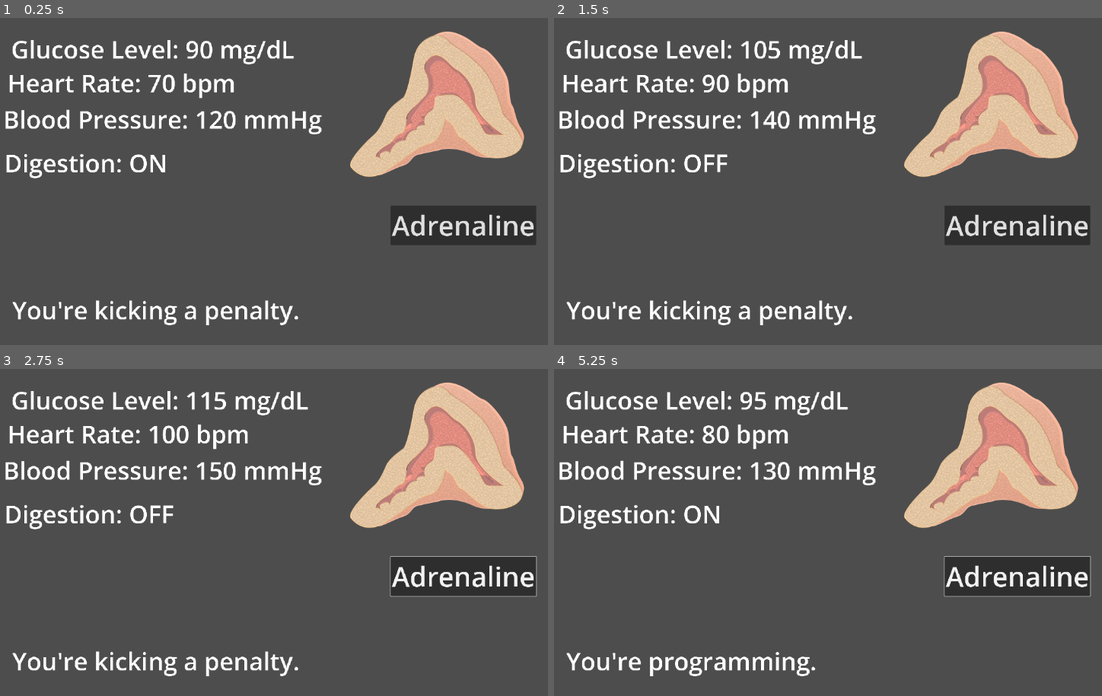
Above: before the commit, frames 1-4 (two rows, left to right).
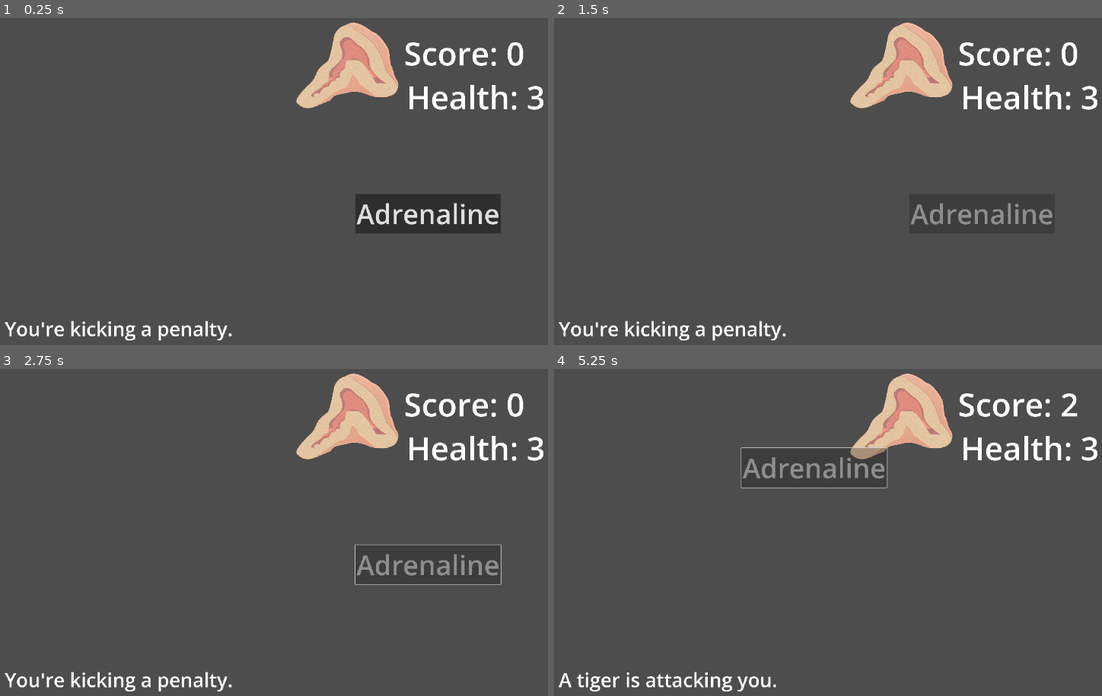
Above: after the commit, the same moments.

Repository: NileKnight1/hormonal-coordination
Game: Godot game, scene res://scenes/adrenal.tscn
Same seed, same stepped clock (60 frames per second), same inputs: the game is played once before the commit and once after it. This scene is started directly instead of the project's main scene.
Inputs (mouse positions are in pixels of both pictures, inside the frame that each line leads up to):
- Up to frame 1 (0.25 s): no input
- Up to frame 2 (1.5 s): click "Adrenaline" at 0.5 s; tap Enter at 1.25 s; move the mouse to (986, 165) at 1.27 s; hold Right from 1.28 s (still down); tap Alt at 1.35 s; click (986, 165) at 1.42 s
- Up to frame 3 (2.75 s): tap Space at 2 s; move the mouse to (175, 548) at 2.02 s; release Right at 2.03 s; hold Down from 2.03 s (still down); tap Shift at 2.1 s
- Up to frame 4 (5.25 s): tap Enter at 2.75, 4.25 s; move the mouse to (910, 457) at 2.77 s; release Down at 2.78 s; hold Right 2.78-3.53 s; tap Alt at 2.85, 4.35 s; tap Space at 3.5, 5 s; move the mouse to (822, 601) at 3.52 s; hold Up 3.53-4.28 s; tap Shift at 3.6, 5.1 s; click (822, 601) at 3.67 s; move the mouse to (1036, 584) at 4.27 s; hold Left from 4.28 s (still down); move the mouse to (669, 480) at 5.02 s

The runs differ from the first frame. In frame 1, 20% of the frame differs, in the area x 0-100%, y 1-99%; in frame 2, 19%; in frame 3, 20%; in frame 4, 20%.

Commit message:
addded saving and loading system, upgraded death in pancreas to stop the game totally when dead and save the highest score

Diff:
--- a/project.godot
+++ b/project.godot
@@ -15,6 +15,14 @@
 config/features=PackedStringArray("4.6", "GL Compatibility")
 config/icon="res://icon.svg"
 
+[autoload]
+
+global="*uid://ddqctyy1wys7o"
+
+[display]
+
+window/stretch/aspect="keep_width"
+
 [editor_plugins]
 
 enabled=PackedStringArray("res://addons/godot_super-wakatime/plugin.cfg")
--- a/scenes/adrenal.tscn
+++ b/scenes/adrenal.tscn
@@ -6,10 +6,15 @@
 [node name="Node2D" type="Node2D" unique_id=652613790]
 script = ExtResource("1_855ow")
 
+[node name="general" type="Timer" parent="." unique_id=81624576]
+wait_time = 20.0
+autostart = true
+
 [node name="Camera2D" type="Camera2D" parent="." unique_id=1549937560]
 
 [node name="201405AdrenalMedulla" type="Sprite2D" parent="." unique_id=1746344252]
-position = Vector2(265, -139)
+position = Vector2(94.999985, -216)
+scale = Vector2(0.5875, 0.5875)
 texture = ExtResource("1_uad51")
 
 [node name="Control" type="Control" parent="." unique_id=1210706525]
@@ -19,63 +24,89 @@
 offset_bottom = 40.0
 
 [node name="adrenaline" type="Button" parent="Control" unique_id=243825498]
+z_index = 1
 layout_mode = 0
-offset_left = 177.0
-offset_top = 45.0
-offset_right = 352.0
-offset_bottom = 123.0
+offset_left = 276.0
+offset_top = 224.0
+offset_right = 796.0
+offset_bottom = 365.0
 scale = Vector2(0.53, 0.53)
 theme_override_font_sizes/font_size = 97
 text = "Adrenaline"
 
 [node name="glucose_level" type="Label" parent="Control" unique_id=712530305]
+visible = false
 layout_mode = 0
 offset_left = -542.00006
 offset_top = -284.00003
 offset_right = 117.99994
 offset_bottom = -174.00003
-scale = Vector2(0.58, 0.58)
+scale = Vector2(0.34000003, 0.34000003)
 theme_override_font_sizes/font_size = 80
 text = "Glucose Level: 90 mg/dL"
 
 [node name="heart_rate" type="Label" parent="Control" unique_id=1250179835]
+visible = false
 layout_mode = 0
-offset_left = -549.0
-offset_top = -220.0
-offset_right = 111.0
-offset_bottom = -110.0
-scale = Vector2(0.58, 0.58)
+offset_left = -540.0
+offset_top = -245.0
+offset_right = 206.0
+offset_bottom = -135.0
+scale = Vector2(0.34000003, 0.34000003)
 theme_override_font_sizes/font_size = 80
 text = "Heart Rate: 70 bpm"
 
 [node name="blood pressure" type="Label" parent="Control" unique_id=1483066446]
+visible = false
 layout_mode = 0
-offset_left = -557.0
-offset_top = -151.0
-offset_right = 616.0
-offset_bottom = -41.0
-scale = Vector2(0.58, 0.58)
+offset_left = -542.0
+offset_top = -207.0
+offset_right = 631.0
+offset_bottom = -97.0
+scale = Vector2(0.34000003, 0.34000003)
 theme_override_font_sizes/font_size = 80
 text = "Blood Pressure: 120 mmHg"
 
 [node name="digestion" type="Label" parent="Control" unique_id=1243480866]
+visible = false
 layout_mode = 0
-offset_left = -555.0
-offset_top = -68.00001
-offset_right = 618.0
-offset_bottom = 41.999992
-scale = Vector2(0.58, 0.58)
+offset_left = -539.0
+offset_top = -169.0
+offset_right = 634.0
+offset_bottom = -59.0
+scale = Vector2(0.34000003, 0.34000003)
 theme_override_font_sizes/font_size = 80
 text = "Digestion: ON"
 
 [node name="event" type="Label" parent="Control" unique_id=693938265]
 layout_mode = 0
-offset_left = -540.0
-offset_top = 211.00002
-offset_right = 633.0
-offset_bottom = 321.0
-scale = Vector2(0.58, 0.58)
+offset_left = -554.0
+offset_top = 253.0
+offset_right = 530.4829
+offset_bottom = 363.0
+scale = Vector2(0.4599988, 0.4599988)
 theme_override_font_sizes/font_size = 80
 text = "Nothing right now"
 
+[node name="score" type="Label" parent="Control" unique_id=2099224922]
+layout_mode = 0
+offset_left = 201.99998
+offset_top = -286.0
+offset_right = 646.0
+offset_bottom = -96.0
+scale = Vector2(0.46, 0.46)
+theme_override_font_sizes/font_size = 132
+text = "Score: 0"
+
+[node name="health" type="Label" parent="Control" unique_id=1243171675]
+layout_mode = 0
+offset_left = 207.0
+offset_top = -203.0
+offset_right = 705.0
+offset_bottom = -13.0
+scale = Vector2(0.46, 0.46)
+theme_override_font_sizes/font_size = 132
+text = "Health: 3"
+
+[connection signal="timeout" from="general" to="." method="_on_general_timeout"]
 [connection signal="button_down" from="Control/adrenaline" to="." method="_on_adrenaline_button_down"]
--- a/scenes/pancreas.tscn
+++ b/scenes/pancreas.tscn
@@ -12,6 +12,10 @@
 position = Vector2(1.9999981, -73.99999)
 scale = Vector2(0.76464844, 0.77008116)
 texture = ExtResource("1_0pd53")
+
+[node name="general" type="Timer" parent="." unique_id=985964789]
+wait_time = 20.0
+autostart = true
 
 [node name="cooldown" type="Timer" parent="." unique_id=1154660696]
 wait_time = 2.0
@@ -70,6 +74,7 @@
 theme_override_font_sizes/font_size = 72
 text = "Glucose level: 85"
 
+[connection signal="timeout" from="general" to="." method="_on_general_timeout"]
 [connection signal="timeout" from="cooldown" to="." method="_on_cooldown_timeout"]
 [connection signal="button_down" from="Node/insulin" to="." method="_on_insulin_button_down"]
 [connection signal="button_down" from="Node/glucagon" to="." method="_on_glucagon_button_down"]
--- a/scenes/pituitary.tscn
+++ b/scenes/pituitary.tscn
@@ -7,9 +7,11 @@
 script = ExtResource("1_gn2em")
 
 [node name="general" type="Timer" parent="." unique_id=1996419799]
+wait_time = 5.0
+autostart = true
 
 [node name="timer" type="Timer" parent="." unique_id=1509881280]
-wait_time = 30.0
+wait_time = 7.0
 
 [node name="ImageRemovebgPreview" type="Sprite2D" parent="." unique_id=2139273411]
 position = Vector2(11, -117)
--- a/scenes/thyroid.tscn
+++ b/scenes/thyroid.tscn
@@ -5,6 +5,10 @@
 
 [node name="Node2D" type="Node2D" unique_id=1121657011]
 script = ExtResource("1_5o43r")
+
+[node name="general" type="Timer" parent="." unique_id=1086234025]
+wait_time = 15.0
+autostart = true
 
 [node name="cooldown" type="Timer" parent="." unique_id=355518937]
 wait_time = 2.0
@@ -72,6 +76,7 @@
 theme_override_font_sizes/font_size = 154
 text = "1"
 
+[connection signal="timeout" from="general" to="." method="_on_general_timeout"]
 [connection signal="timeout" from="cooldown" to="." method="_on_timer_timeout"]
 [connection signal="button_down" from="Control/calcitonin" to="." method="_on_calcitonin_button_down"]
 [connection signal="button_down" from="Control/parathormone" to="." method="_on_parathormone_button_down"]
--- a/scripts/adrenal.gd
+++ b/scripts/adrenal.gd
@@ -2,14 +2,22 @@
 
 
 var cur_event
+
 @onready var event = $Control/event
+@onready var adrenaline =$Control/adrenaline
+@onready var general = $general
+
+var score = 0
+var health = 3
+var waiting_time = 5
 
 var glucose_level = 85
 var heart_rate = 70
 var blood_pressure = 120
-var digestion = 1
+var digestion = 0
 
 func _ready() -> void:
+	print(adrenaline.position)
 	run()
 
 
@@ -19,34 +27,32 @@
 	"Your house is on fire.",
 	"You're being chased by a robber."
 ]
-
 var list2 = [
 	"You're in final exam.",
 	"You're giving a presentaion.",
 	"You're in a boxing match.",
 	"You're kicking a penalty."
 ]
-
 var list3 = [
 	"You're reading a book.",
 	"You're programming.",
 	"You're eating dinner",
 	"You're drawing."
 ]
-
 var list4 = [
 	"You're sleeping.",
 	"You're having a braing surgery.",
 	"You're meditating",
 	"You're relaxing",
-
 ]
 
 func change():
-	glucose_level += 10
+	adrenaline.disabled = 1
+
+	glucose_level += 40
 	heart_rate += 10
 	blood_pressure += 10
-	digestion += 1
+	digestion = 1
 	$Control/glucose_level.text = "Glucose Level: %d mg/dL" % glucose_level
 	$Control/heart_rate.text = "Heart Rate: %d bpm" % heart_rate
 	$"Control/blood pressure".text = "Blood Pressure: %d mmHg" % blood_pressure
@@ -62,6 +68,7 @@
 
 func _on_adrenaline_button_down() -> void:
 	change()
+
 
 func run():
 
@@ -79,28 +86,77 @@
 				event.text = list3[tempy]
 			3:
 				event.text = list4[tempy]
-		await get_tree().create_timer(5).timeout
-		if digestion > 5: death()
+
+
+# x -540 : 275
+# Y -285 : 225
+
+		var posx = randi_range(-540, 275)
+		var posy = randi_range(-285, 225)
+
+		adrenaline.position.x = posx
+		adrenaline.position.y = posy
+
+
+		await get_tree().create_timer(waiting_time).timeout
+		#if digestion > 5: death()
+		adrenaline.disabled = 0
+
+
 
 		match tempx:
 			0:
-				if digestion < 3:
-					death()
+				if digestion:
+					score += 3;
+				else:
+					health -= 1;
 			1:
-				if digestion < 2:
-					failure()
+				if digestion:
+					score += 2
+				else:
+					score -= 1
 			2:
-				if digestion > 1:
-					failure()
+				if !digestion:
+					score += 2
+				else:
+					score -= 1
 			3:
-				if digestion > 1:
-					death()
+				if !digestion:
+					score += 3
+				else:
+					health -= 1
+
+		#match tempx:
+			#0:
+				#if digestion < 3:
+					#death()
+			#1:
+				#if digestion < 2:
+					#failure()
+			#2:
+				#if digestion > 1:
+					#failure()
+			#3:
+				#if digestion > 1:
+					#death()
+
+		if health < 1: print("dead")
+		print(score)
+		$Control/score.text = "Score: " + str(score)
+		$Control/health.text = "Health: " + str(health)
+
 
 		glucose_level = 85
 		heart_rate = 70
 		blood_pressure = 120
-		digestion = 1
+		digestion = 0
 		$Control/glucose_level.text = "Glucose Level: %d mg/dL" % glucose_level
 		$Control/heart_rate.text = "Heart Rate: %d bpm" % heart_rate
 		$"Control/blood pressure".text = "Blood Pressure: %d mmHg" % blood_pressure
 		$"Control/digestion".text = "Digestion: ON"
+
+
+
+func _on_general_timeout() -> void:
+	if waiting_time > 1:
+		waiting_time -= 1
--- /dev/null
+++ b/scripts/global.gd
@@ -0,0 +1,23 @@
+extends Node
+
+var scores = [
+	["thyroid", 0],
+	["pancreas", 0],
+	["adrenal", 0],
+	["pituitary", 0],
+
+]
+
+func _ready():
+	load_scores()
+
+func save_scores():
+	var file = FileAccess.open("user://scores.save", FileAccess.WRITE)
+	file.store_var(scores)
+	file.close()
+
+func load_scores():
+	if FileAccess.file_exists("user://scores.save"):
+		var file = FileAccess.open("user://scores.save", FileAccess.READ)
+		scores = file.get_var()
+		file.close()
--- a/scripts/pancreas.gd
+++ b/scripts/pancreas.gd
@@ -6,6 +6,9 @@
 @onready var cooldown = $cooldown
 @onready var b1 = $Node/insulin
 @onready var b2 = $Node/glucagon
+
+var waiting_time = 10
+var alive = 1
 
 var glucose_level = 85
 var score = 0
@@ -42,28 +45,40 @@
 
 func _ready() -> void:
 	glucose_change(0, 1)
+	print(global.scores)
 	await get_tree().create_timer(5).timeout
 
 	run()
 
 func _process(delta: float) -> void:
 
-	if glucose_level < 60:
-		score -= 3
-	elif glucose_level < 110:
-		score += 2
-	elif glucose_level < 140:
-		score += 1
-	else:
-		score -= 2
+	if alive:
+		if score < 0:
+			return
+		elif glucose_level < 60:
+			score -= 3
+		elif glucose_level < 110:
+			score += 2
+		elif glucose_level < 140:
+			score += 1
+		else:
+			score -= 2
 
 	$Node/score.text = str(score/60)
 
 func death():
 	print("You're dead")
+	b1.disabled = 1
+	b2.disabled = 1
+
+
+	alive = 0
+	global.scores[1] = ["pancreas", score/60]
+	#print(global.scores[1])
+	global.save_scores()
 
 func run():
-	while true:
+	while alive:
 		var temp = randi_range(0,1)
 
 		if !temp:
@@ -86,7 +101,7 @@
 
 
 
-		await get_tree().create_timer(10).timeout
+		await get_tree().create_timer(waiting_time).timeout
 
 
 func glucose_change(x,s):
@@ -127,3 +142,8 @@
 func _on_cooldown_timeout() -> void:
 	b1.disabled = 0
 	b2.disabled = 0
+
+
+func _on_general_timeout() -> void:
+	if waiting_time > 4:
+		waiting_time -= 1
--- a/scripts/pituitary.gd
+++ b/scripts/pituitary.gd
@@ -4,16 +4,19 @@
 @onready var timer = $timer
 @onready var g_timer = $general
 
+
+
 @onready var b1 = $Control/gh
 @onready var b2 = $Control/acth
 @onready var b3 = $Control/adh
 @onready var b4 = $Control/tsh
 
-var hardness = 0
+var waiting_time = 7
 var choosen = -1
 var score = 0
 var health = 3
 var temp_time = -1
+
 
 func _ready() -> void:
 	run()
@@ -74,9 +77,9 @@
 			$Control/health.text = "Health: " + str(health)
 		else:
 			print(temp_time)
-			if temp_time > 3:
+			if temp_time > waiting_time -1:
 				score += 3
-			elif temp_time > 1.5:
+			elif temp_time > waiting_time/2:
 				score += 2
 			elif temp_time > 0:
 				score += 1
@@ -84,6 +87,7 @@
 		if health == 0:
 			death()
 
+		timer.wait_time = waiting_time
 
 		b1.disabled = 0
 		b2.disabled = 0
@@ -111,6 +115,8 @@
 	temp_time = timer.time_left
 	#timer.emit_signal("timeout")
 	#timer.stop()
+	timer.stop()
+	timer.timeout.emit()
 
 
 func _on_adh_button_down() -> void:
@@ -129,7 +135,6 @@
 	choosen = 3
 	pressed()
 
-
-
 func _on_timer_timeout() -> void:
-	hardness += 1
+	if waiting_time > 3:
+		waiting_time -=1
--- a/scripts/thyroid.gd
+++ b/scripts/thyroid.gd
@@ -1,12 +1,15 @@
 extends Node2D
 
-var calcium_level = 95.0
-var score = 0
 
 @onready var status = $Control/status
 @onready var b1 = $Control/calcitonin
 @onready var b2 = $Control/parathormone
 @onready var cooldown = $cooldown
+
+
+var calcium_level = 95.0
+var score = 0
+var waiting_time = 10
 
 var ca_inc = [
 	["You're drinking milk.", 6],
@@ -99,7 +102,7 @@
 
 			temp = randi_range(0, len(ca_dec)-1)
 			change_calcium(ca_dec[temp][1],-1)
-		await get_tree().create_timer(5).timeout
+		await get_tree().create_timer(waiting_time).timeout
 
 func _on_calcitonin_button_down() -> void:
 	cooldown.start()
@@ -140,3 +143,7 @@
 func _on_timer_timeout() -> void:
 	b1.disabled = 0
 	b2.disabled = 0
+
+func _on_general_timeout() -> void:
+	if waiting_time > 3:
+		waiting_time -=1
Not shown, added: scripts/global.gd.uid
